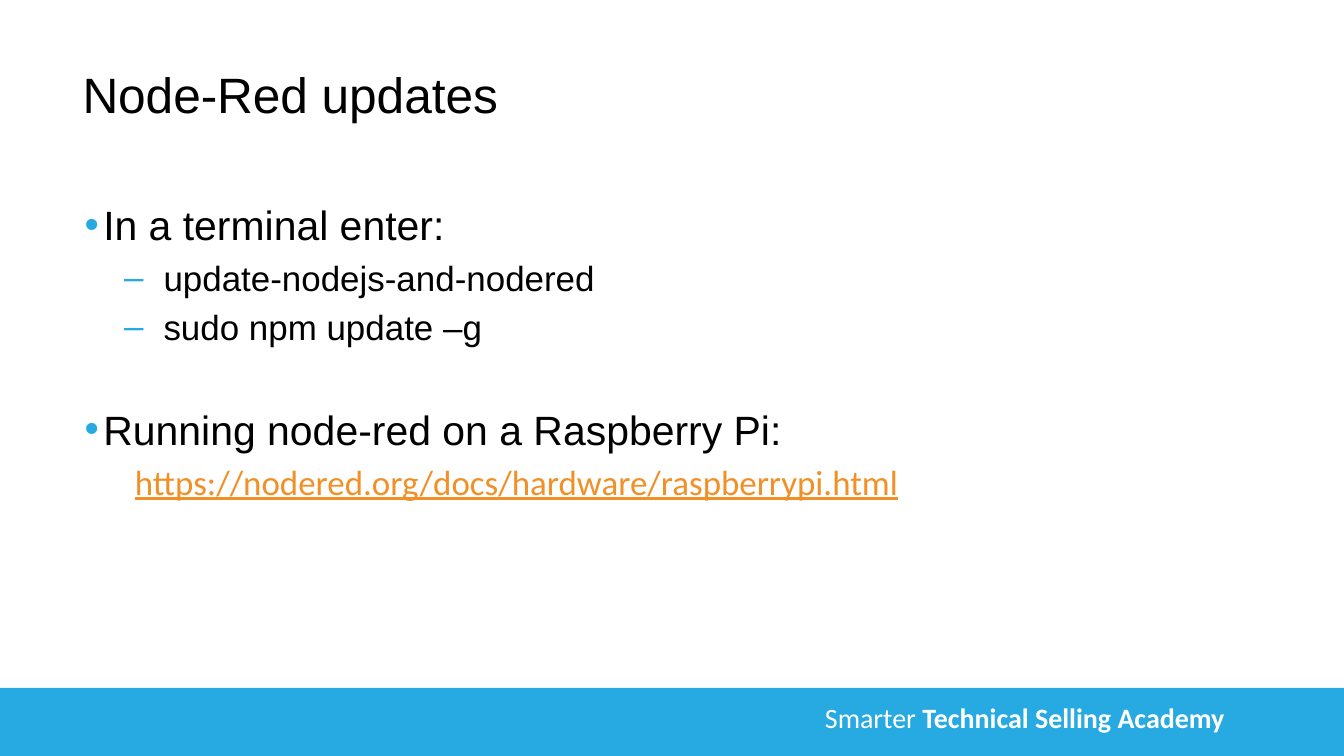
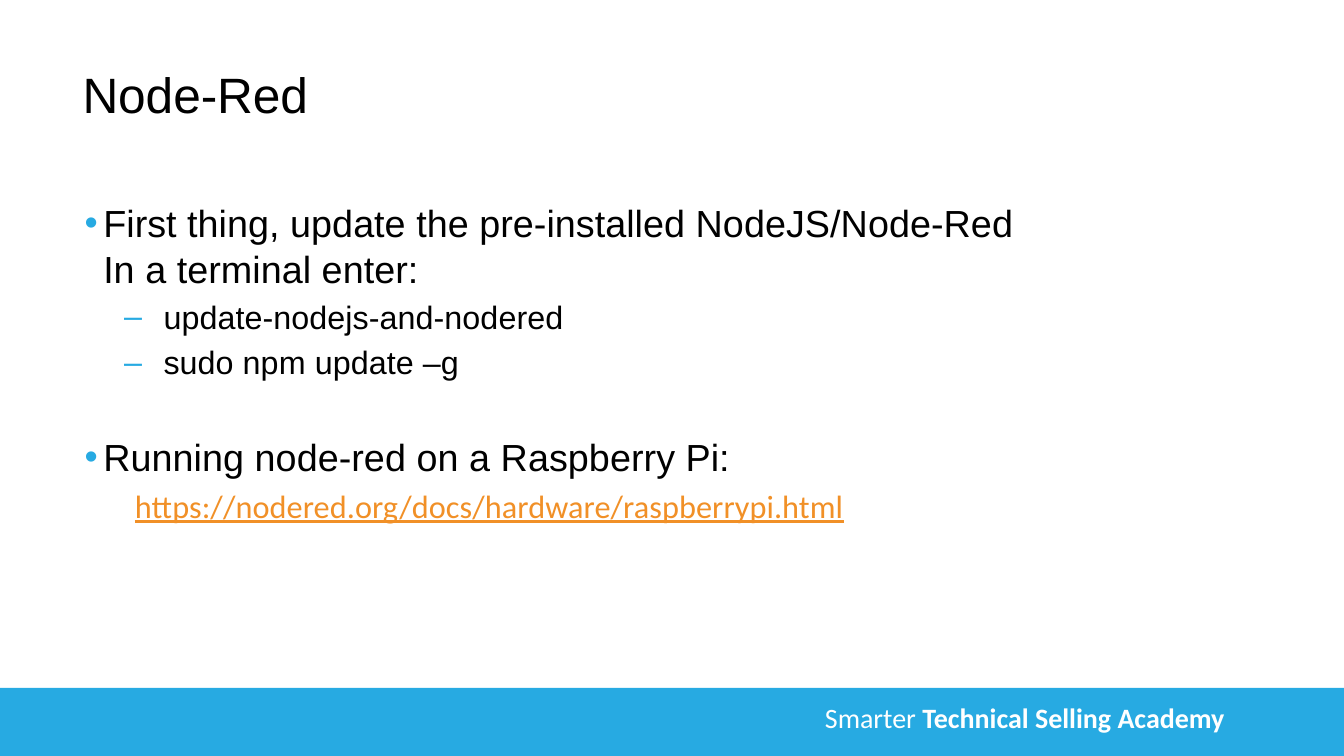
Before and after one commit to CaskAle/iot-workshop, a slide deck: slide 4 of RaspberryPi-Hints-and-Tips.pptx (slide 3 before the commit). Drawn at 1344x756 pixels with LibreOffice and Linux fonts; fonts in the diff are those of the drawing; background and template pictures are left out. Boxes give left, top, right and bottom in pixels: in the first picture for what was removed or moved away, otherwise in the second. Text is boxed around its words. In the diff, an @@ line names an element or a change of style, - is before the commit and + after.

```diff
--- a/RaspberryPi-Hints-and-Tips.pptx
+++ b/RaspberryPi-Hints-and-Tips.pptx
@@ title at (83,77,309,114): text changed @@
-Node-Red updates
+Node-Red
@@ text at (103,209,1013,284): text changed; size 21.9 to 20.2 pt @@
-• In a terminal enter:
+• First thing, update the pre-installed NodeJS/Node-Red
+  In a terminal enter:
@@ text at (103,305,843,524): size 18.8 to 17.3 pt in "update-nodejs-and-nodered", "sudo npm update –g", "https://nodered.org/docs/hardware/raspberrypi.html"; size 21.9 to 20.2 pt in "Running node-red on a Raspberry Pi:" @@
```
Also in this commit, not shown: 3 other slides changed, 1 slide added.
